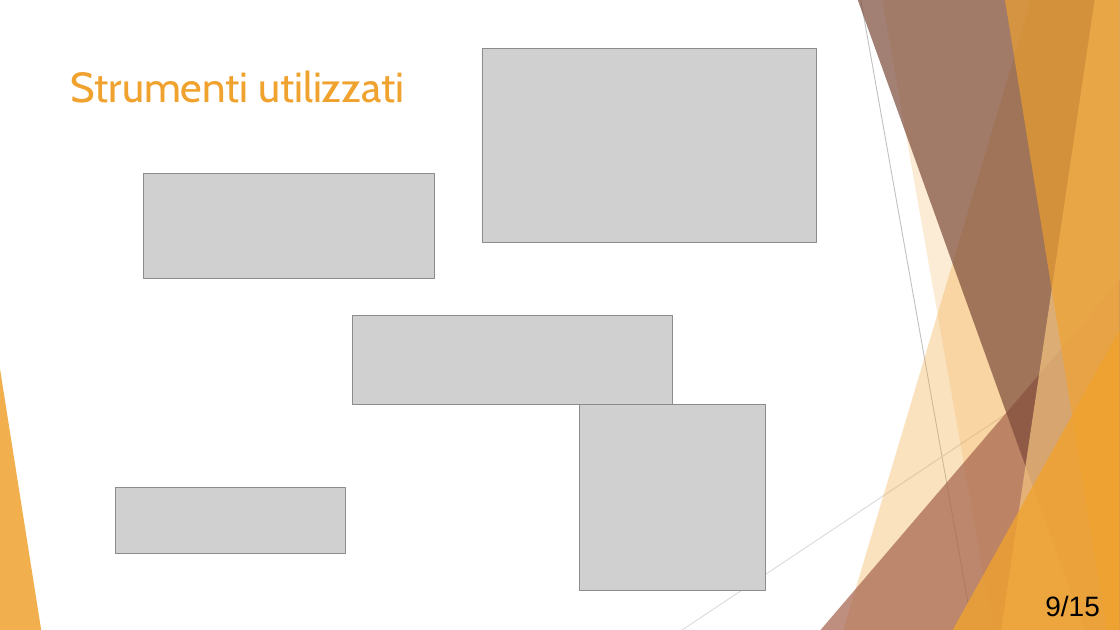
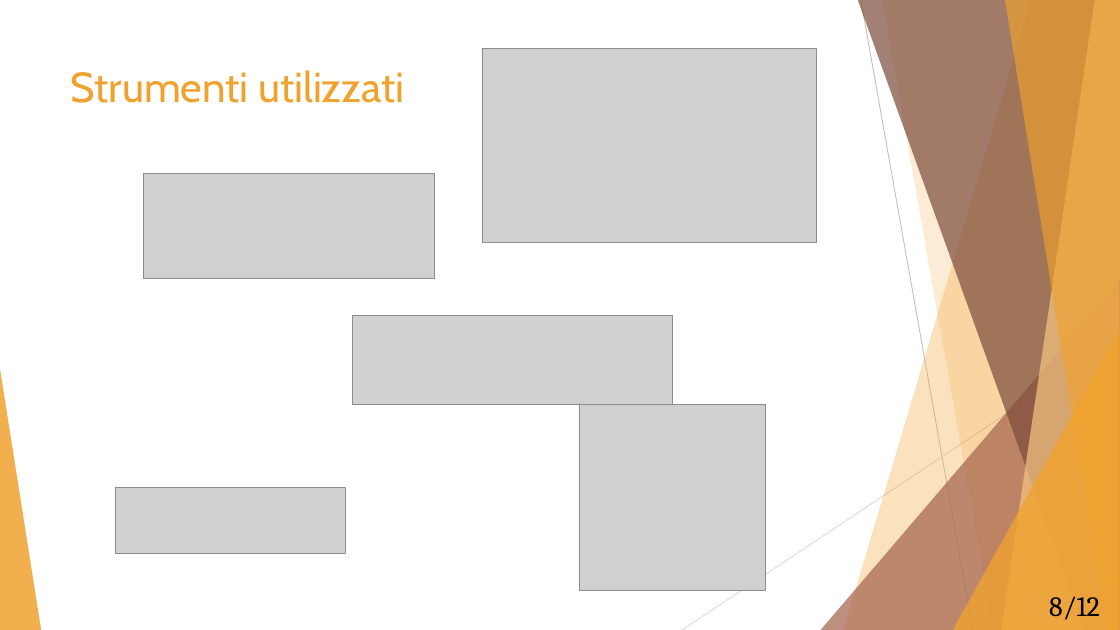
Before and after one commit to Mou95/Tesi, a slide deck: slide 8 of Presentazione_tesi.pptx (slide 9 before the commit). Drawn at 1120x630 pixels with LibreOffice and Linux fonts; fonts in the diff are those of the drawing; grey boxes stand for pictures. Boxes give left, top, right and bottom in pixels: in the first picture for what was removed or moved away, otherwise in the second. Text is boxed around its words. In the diff, an @@ line names an element or a change of style, - is before the commit and + after.

```diff
--- a/Presentazione_tesi.pptx
+++ b/Presentazione_tesi.pptx
@@ text at box(1049, 596, 1100, 620): text changed; font Arial to Cambria @@
-9/15
+8/12
```
Also in this commit, not shown: 8 other slides changed, 3 slides added, 3 slides removed, 9 other files.
